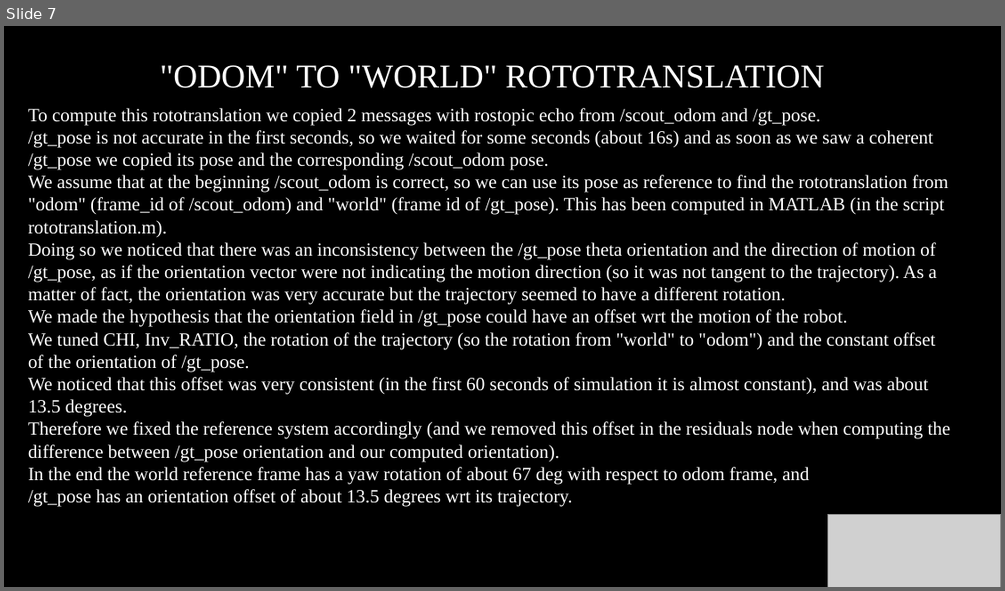
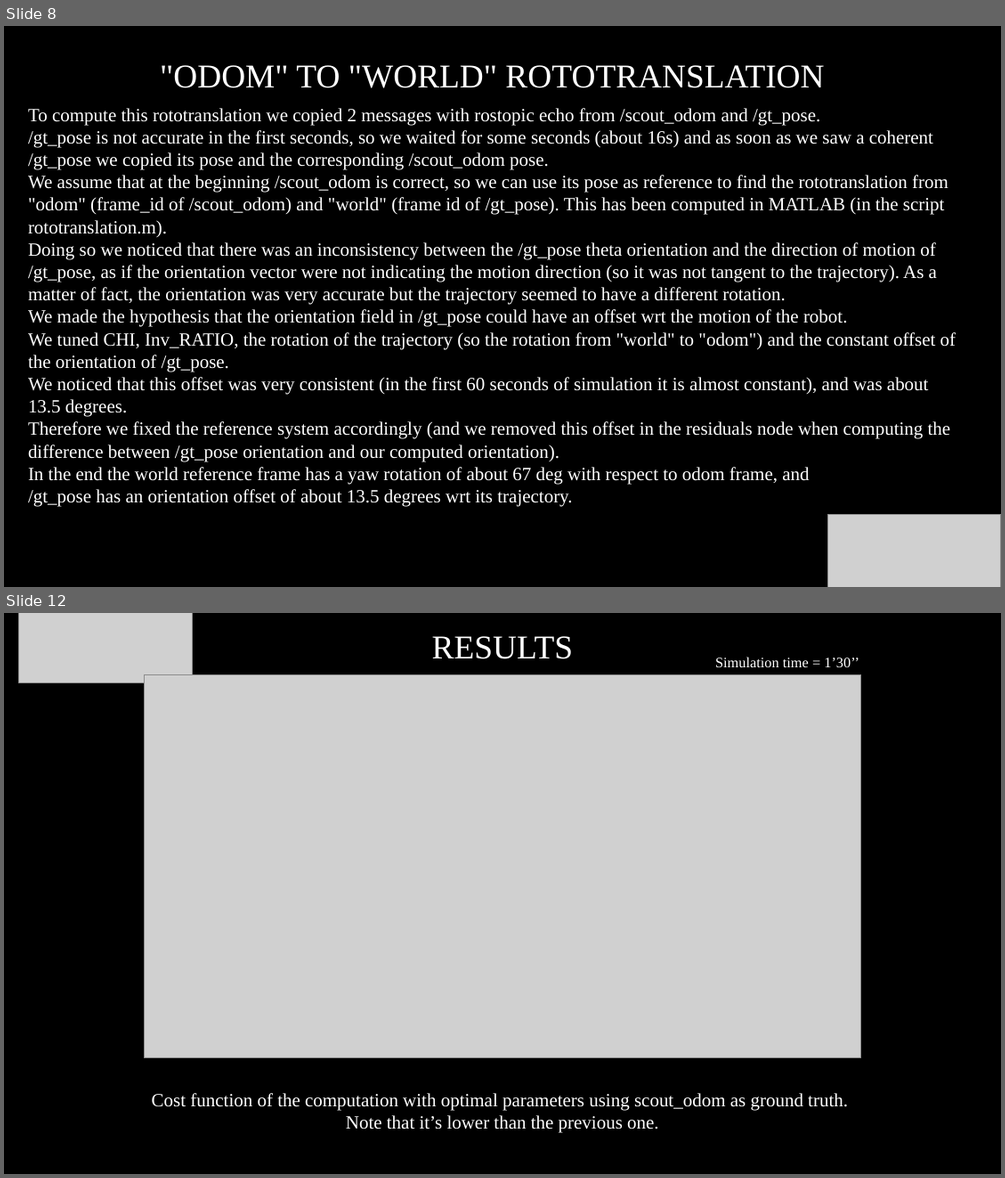
Before and after one commit to marcoCella/scout_ros, a slide deck: project1/Instructions.pptx. Shown one above the other, each under a label of ours: slide 7 before the commit, slides 8 and 12 after it; the slides between them are not shown. The pictures are 1005x591 and 1005x1178 pixels, drawn with LibreOffice and Linux fonts; fonts in the diff are those of the drawing; grey boxes stand for pictures. Boxes give left, top, right and bottom in pixels: in the first picture for what was removed or moved away, otherwise in the second. Text is boxed around its words. In the diff, an @@ line names an element or a change of style, - is before the commit and + after.

```diff
--- a/project1/Instructions.pptx
+++ b/project1/Instructions.pptx
@@ slide 12 added at (4,613,1001,1174), background #000000 @@
@@ picture added at (19,613,192,682) @@
@@ text added at (432,636,573,659), 32 pt, text #FFFFFF @@
+RESULTS
@@ text added at (715,657,859,667), 14 pt, text #FFFFFF @@
+Simulation time = 1’30’’
@@ picture added at (144,674,861,1057) @@
@@ text added at (152,1093,848,1133), 18 pt, text #FFFFFF @@
+Cost function of the computation with optimal parameters using scout_odom as ground truth.
+Note that it’s lower than the previous one.
@@ what was slide 7 is now slide 8 @@
@@ slide 8 changed as well @@
@@ text "To compute this rototranslation we ..." rewrapped from (28,108,951,507) to (28,108,955,507) @@
```
Also in this commit, not shown: 5 other slides changed, 12 other slides added, 4 slides removed, 1 other file.
